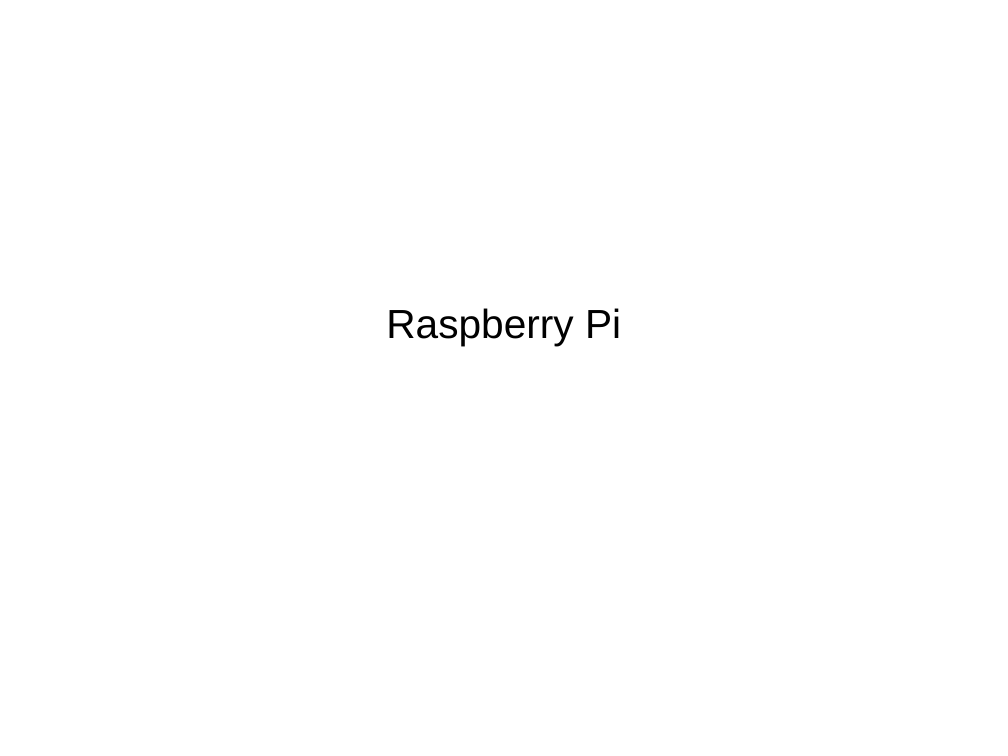
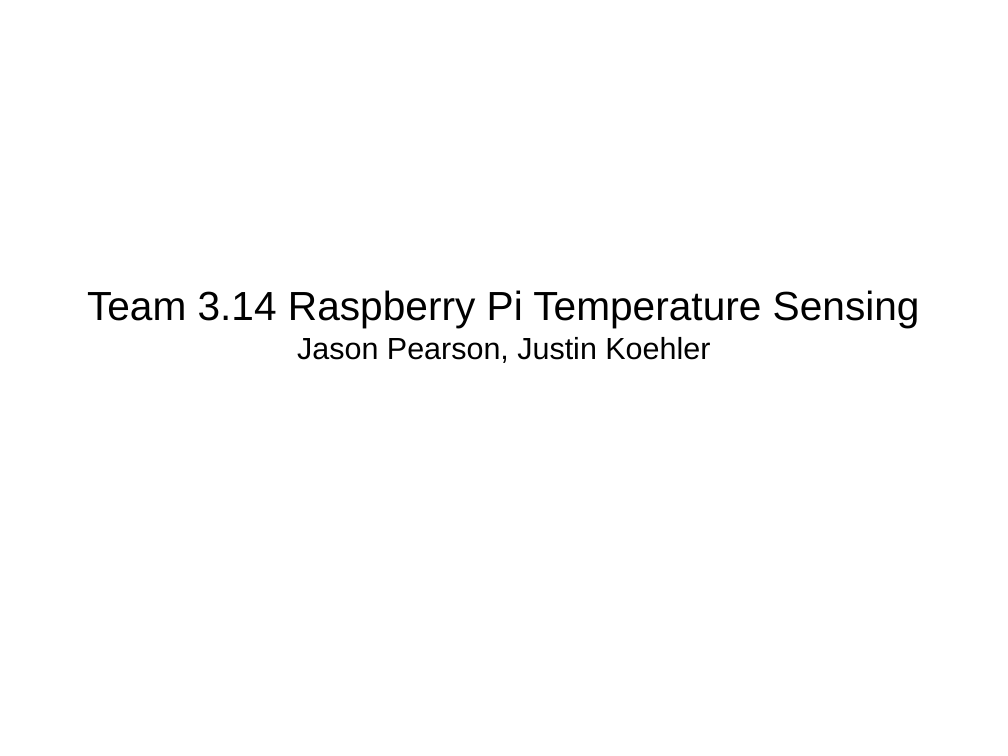
Before and after one commit to Saurutobi/Team3.14, a slide deck: slide 1 of Docs/Presentation/Presentation.pptx. Drawn at 1008x756 pixels with LibreOffice and Linux fonts; fonts in the diff are those of the drawing. Boxes give left, top, right and bottom in pixels: in the first picture for what was removed or moved away, otherwise in the second. Text is boxed around its words. In the diff, an @@ line names an element or a change of style, - is before the commit and + after.

```diff
--- a/Docs/Presentation/Presentation.pptx
+++ b/Docs/Presentation/Presentation.pptx
@@ text at (87, 290, 920, 363): text changed @@
-Raspberry Pi
+Team 3.14 Raspberry Pi Temperature Sensing
+Jason Pearson, Justin Koehler
```
Also in this commit, not shown: 11 slides added, 1 other file.
